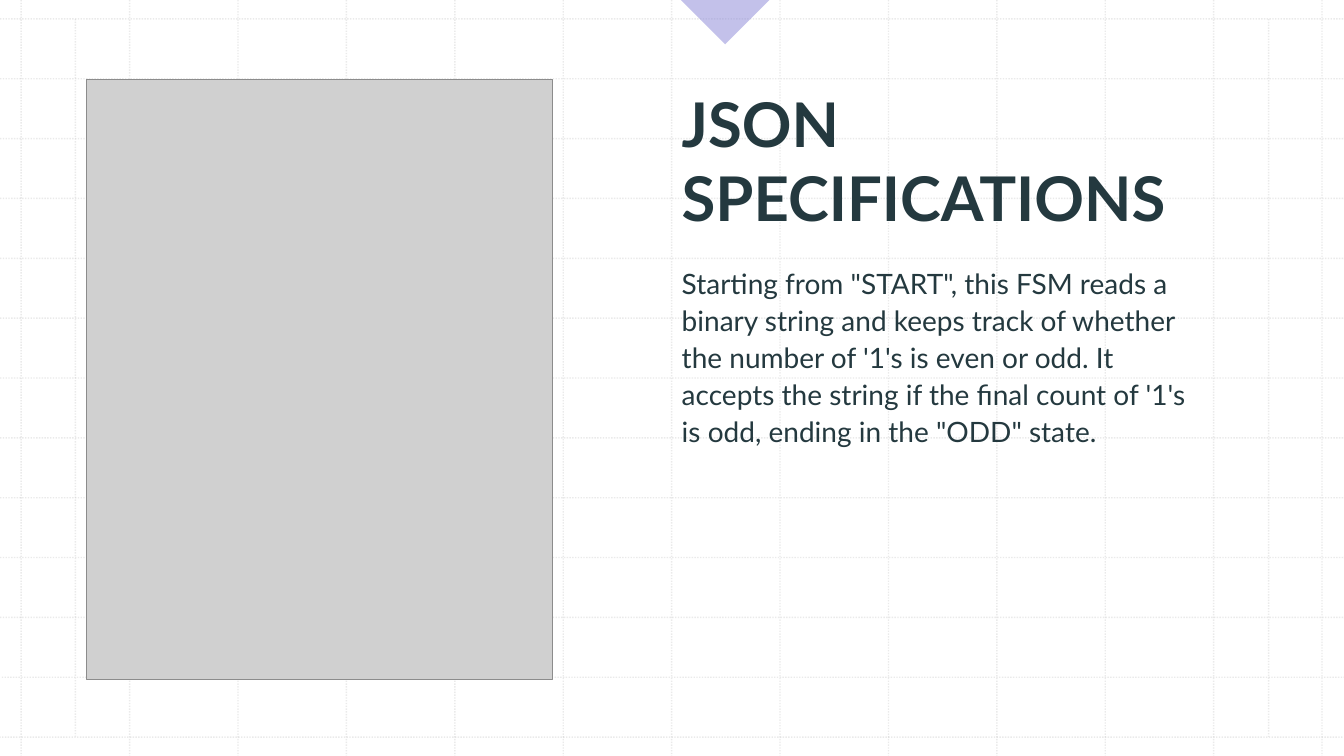
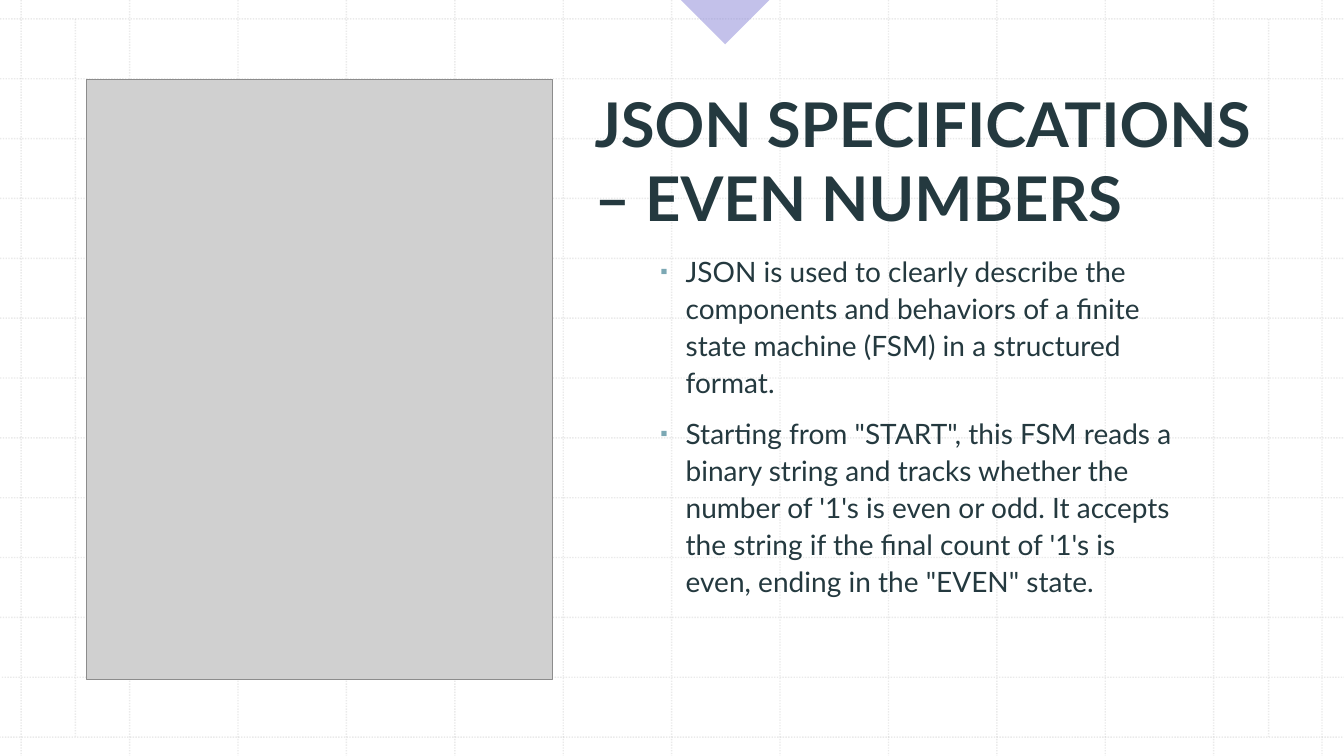
Before and after one commit to FedericaPicca/Formal-Method-project, a slide deck: slide 7 of EXERCISE 1 - STATE MACHINE/EXERCISE 1 – STATE MACHINE ENGINE (1).pptx. Drawn at 1344x756 pixels with LibreOffice and Linux fonts; fonts in the diff are those of the drawing; grey boxes stand for pictures. Boxes give left, top, right and bottom in pixels: in the first picture for what was removed or moved away, otherwise in the second. Text is boxed around its words. In the diff, an @@ line names an element or a change of style, - is before the commit and + after.

```diff
--- a/EXERCISE 1 - STATE MACHINE/EXERCISE 1 – STATE MACHINE ENGINE (1).pptx
+++ b/EXERCISE 1 - STATE MACHINE/EXERCISE 1 – STATE MACHINE ENGINE (1).pptx
@@ title at (x1=595, y1=102, x2=1251, y2=222): text changed @@
-JSON SPECIFICATIONS
+JSON SPECIFICATIONS – EVEN NUMBERS
@@ text at (x1=686, y1=261, x2=1171, y2=597): text changed @@
-Starting from "START", this FSM reads a binary string and keeps track of whether the number of '1's is even or odd. It accepts the string if the final count of '1's is odd, ending in the "ODD" state.
+▪ JSON is used to clearly describe the components and behaviors of a finite state machine (FSM) in a structured format.
+▪ Starting from "START", this FSM reads a binary string and tracks whether the number of '1's is even or odd. It accepts the string if the final count of '1's is even, ending in the "EVEN" state.
```
Also in this commit, not shown: 2 other slides changed, 1 other file.
